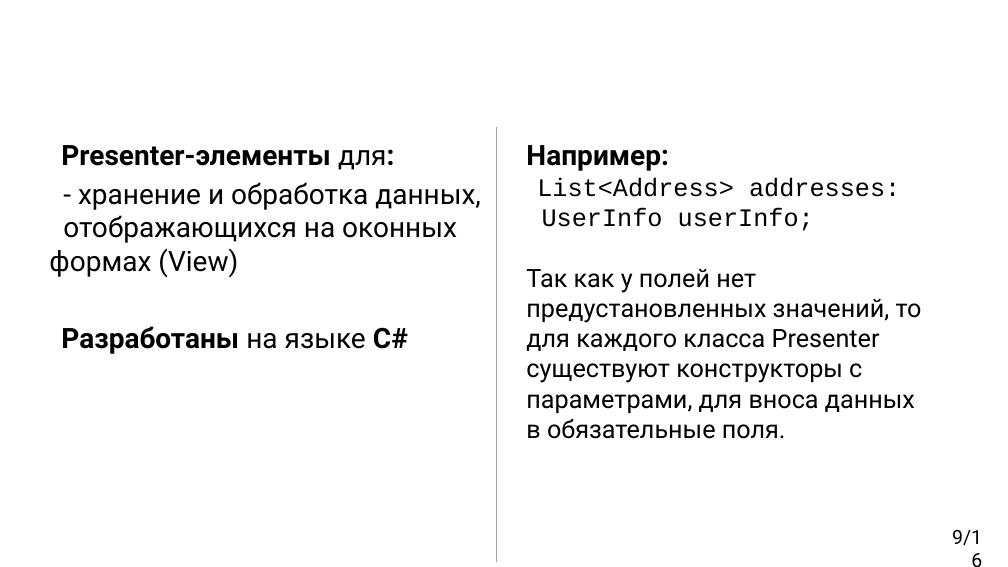
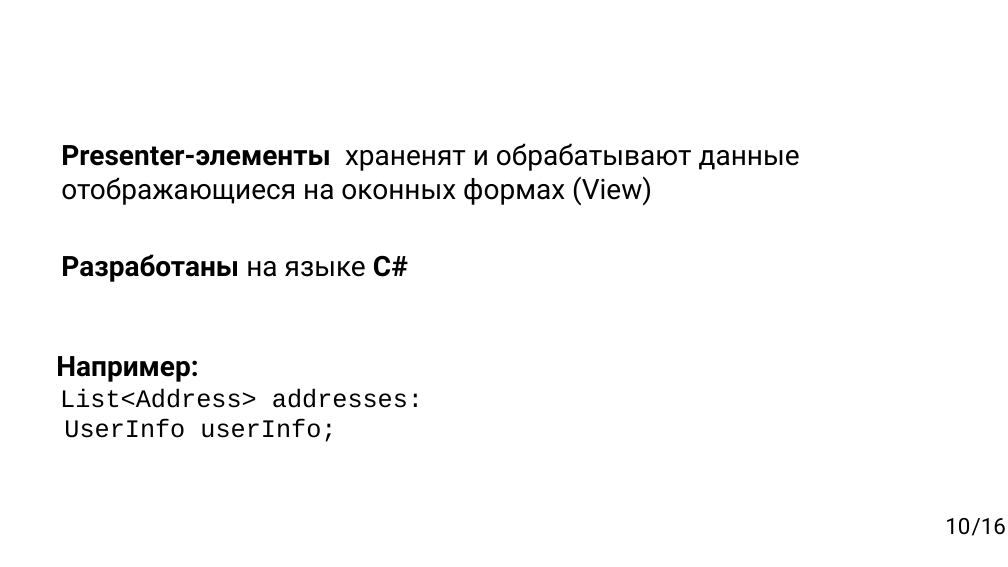
Before and after one commit to BRKot/DiplomGit, a slide deck: slide 10 of Пантелеевы Артём.pptx (slide 9 before the commit). Drawn at 1008x567 pixels with LibreOffice and Linux fonts; fonts in the diff are those of the drawing; background and template pictures are left out. Boxes give left, top, right and bottom in pixels: in the first picture for what was removed or moved away, otherwise in the second. Text is boxed around its words. In the diff, an @@ line names an element or a change of style, - is before the commit and + after.

```diff
--- a/Пантелеевы Артём.pptx
+++ b/Пантелеевы Артём.pptx
@@ text at <box>61,143,800,206</box>: text changed @@
-Presenter-элементы для:
-- хранение и обработка данных, отображающихся на оконных формах (View)
+Presenter-элементы храненят и обрабатывают данные отображающиеся на оконных формах (View)
@@ line removed from (496, 127) to (496, 562) @@
@@ text at <box>526,269,922,439</box>: paragraph removed @@
-Так как у полей нет предустановленных значений, то для каждого класса Presenter существуют конструкторы с параметрами, для вноса данных в обязательные поля.
@@ text "Например: List<Address> addresses:": place and size @@
-text "Например: List<Address> addresses:" at <box>526,145,922,439</box>
+text "Например: List<Address> addresses:" at <box>56,356,423,442</box>
@@ text "/16" at <box>945,518,1005,536</box>: vertical alignment top to middle @@
@@ text at <box>945,518,1005,536</box>: text changed; size 14 to 16 pt @@
-9/16
+/16
@@ page number added at <box>945,518,1005,536</box>, 16 pt, text #000000 @@
+10
```
Also in this commit, not shown: 15 other slides changed, 14 other files.
